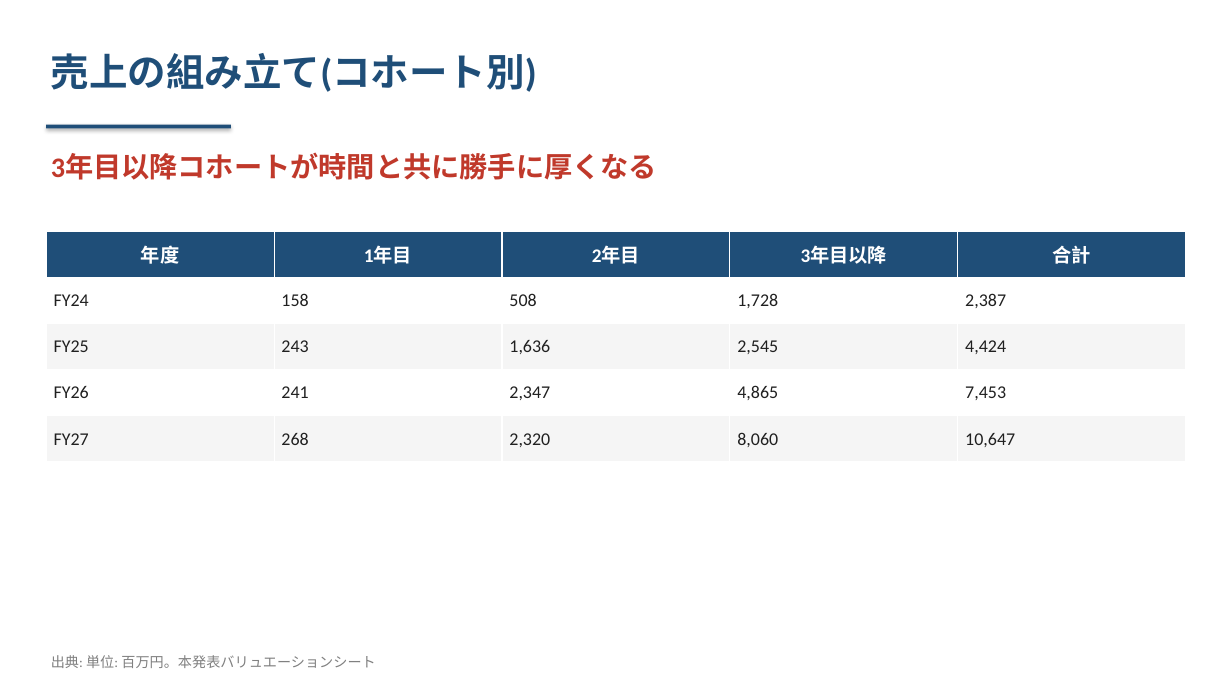
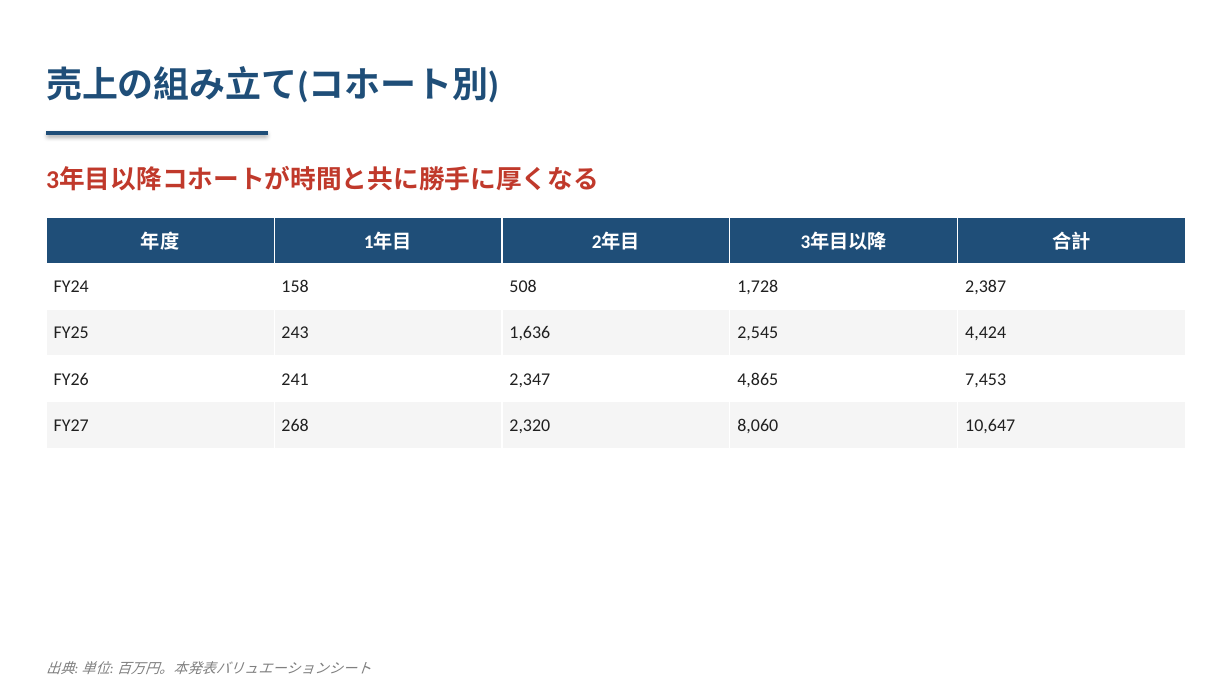
Before and after one commit to kanaeda0225/my-claude-project, a slide deck: slide 29 of outputs/421A-movin-slides.pptx. Drawn at 1232x693 pixels with LibreOffice and Linux fonts; fonts in the diff are those of the drawing. Boxes give left, top, right and bottom in pixels: in the first picture for what was removed or moved away, otherwise in the second. Text is boxed around its words. In the diff, an @@ line names an element or a change of style, - is before the commit and + after.

```diff
--- a/outputs/421A-movin-slides.pptx
+++ b/outputs/421A-movin-slides.pptx
@@ text "売上の組み立て(コホート別)": place and size @@
-text "売上の組み立て(コホート別)" at box(51, 53, 537, 92)
+text "売上の組み立て(コホート別)" at box(46, 66, 499, 103)
@@ text "売上の組み立て(コホート別)" at box(46, 66, 499, 103): size 30 to 28 pt; vertical alignment top to middle @@
@@ rectangle: place and size @@
-rectangle at box(46, 125, 231, 128)
+rectangle at box(46, 131, 268, 135)
@@ text "3年目以降コホートが時間と共に勝手に厚くなる" at box(46, 167, 599, 191): size 22 to 20 pt; vertical alignment top to middle @@
@@ table: place and size @@
-table at box(46, 231, 1188, 462)
+table at box(46, 217, 1188, 448)
@@ text "出典: 単位: 百万円。本発表バリュエーションシート" at box(46, 661, 371, 674): italic on; vertical alignment top to middle @@
```
Also in this commit, not shown: 35 other slides changed, 5 other files.
